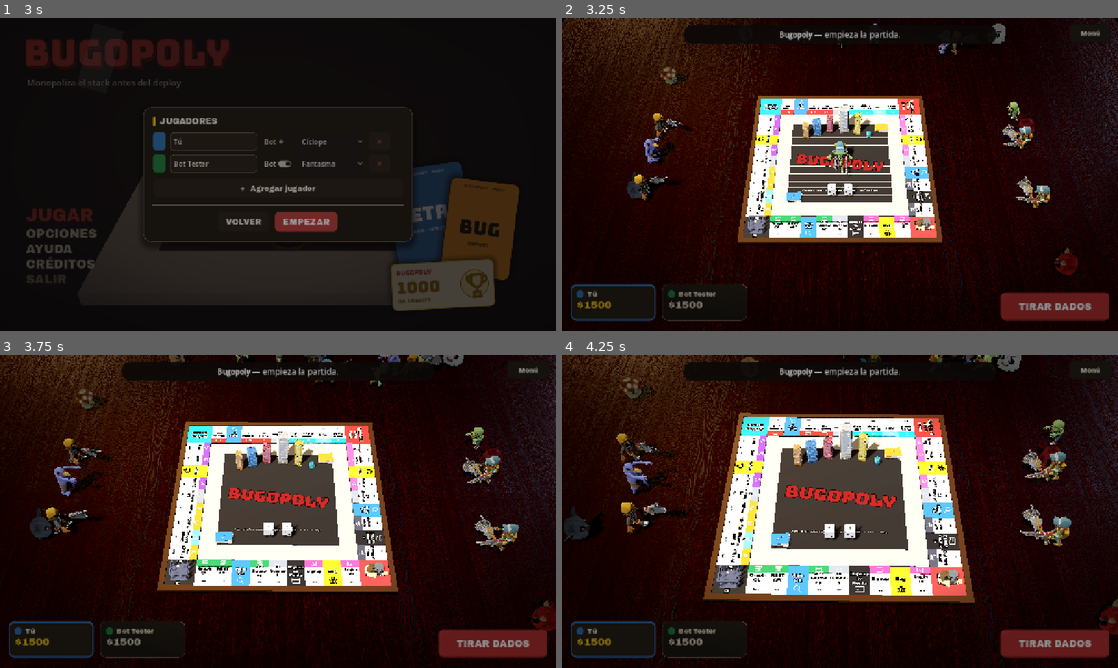
Above: before the commit, frames 1-4 (two rows, left to right).
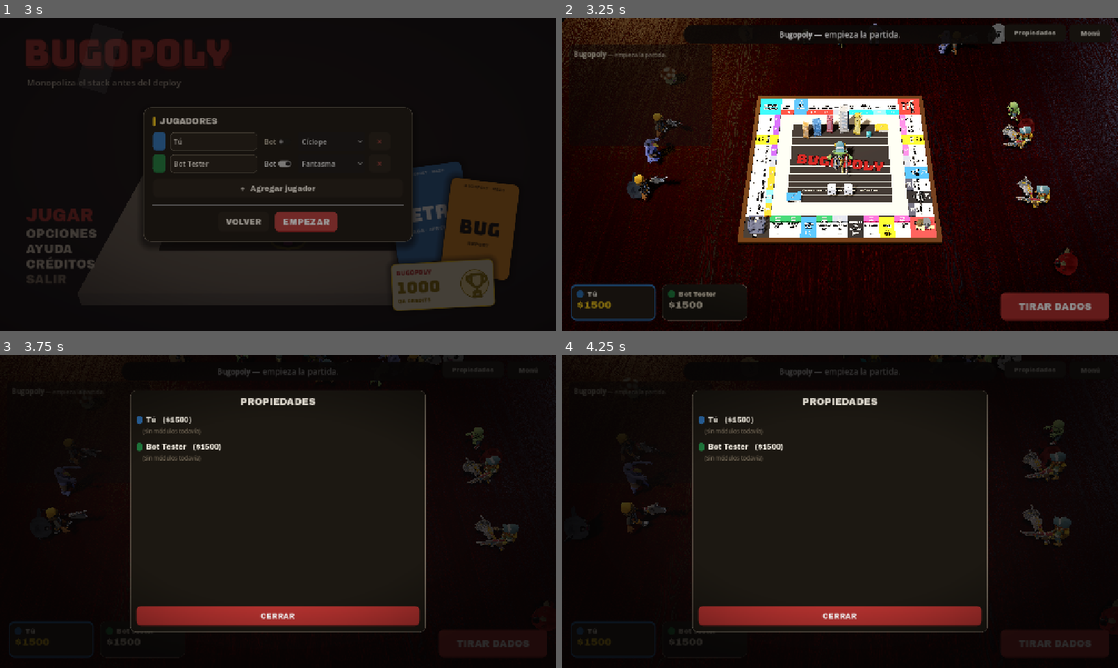
Above: after the commit, the same moments.

Repository: DiegoFernandoLojanTenesaca/BugOpoly
Game: Godot game, scene res://src/world/start_screen.tscn
Same seed, same stepped clock (60 frames per second), same inputs: the game is played once before the commit and once after it.
Inputs (mouse positions are in pixels of both pictures, inside the frame that each line leads up to):
- Up to frame 1 (3 s): move the mouse to (400, 158) at 0.52 s; click (400, 158) at 0.67 s; click "JUGAR" at 1.25 s; click "JUGAR" at 2 s; click "EMPEZAR" at 2.75 s
- Up to frame 2 (3.25 s): no input
- Up to frame 3 (3.75 s): click (472, 370) at 3.5 s, where only the run after the commit has a clickable "Propiedades"
- Up to frame 4 (4.25 s): no input

Frame 1 is identical in both runs. In frame 2, 1.3% of the frame differs, in the area x 1-89%, y 2-41%; in frame 3, 40%; in frame 4, 44%, in the area x 0-100%, y 0-100%.

Commit message:
HUD: log lateral persistente de jugadas + panel de Propiedades (módulos por jugador con cobertura y renta)

Diff:
--- a/src/ui/hud.gd
+++ b/src/ui/hud.gd
@@ -39,6 +39,7 @@
 var _abilities_box: HBoxContainer
 var _pause_root: Control
 var _card_overlay: Control
+var _log: RichTextLabel
 
 func setup(state) -> void:
 	_state = state
@@ -52,6 +53,33 @@
 	Brand.style_button(pause_btn, Brand.SURFACE_RAISED, Brand.INK_700, Brand.TEXT_STRONG)
 	pause_btn.pressed.connect(_toggle_pause)
 	add_child(pause_btn)
+
+	var props_btn := Button.new()
+	props_btn.text = "Propiedades"
+	props_btn.position = Vector2(1018, 14)
+	props_btn.size = Vector2(142, 36)
+	props_btn.add_theme_font_size_override("font_size", 14)
+	Brand.style_button(props_btn, Brand.SURFACE_RAISED, Brand.INK_700, Brand.TEXT_STRONG)
+	props_btn.pressed.connect(_show_properties)
+	add_child(props_btn)
+
+	# Log lateral persistente (las últimas jugadas)
+	var log_panel := PanelContainer.new()
+	log_panel.position = Vector2(16, 62)
+	log_panel.size = Vector2(330, 232)
+	var lsb := StyleBoxFlat.new()
+	lsb.bg_color = Color(0.06, 0.05, 0.05, 0.5)
+	lsb.set_corner_radius_all(10)
+	lsb.set_content_margin_all(10)
+	log_panel.add_theme_stylebox_override("panel", lsb)
+	add_child(log_panel)
+	_log = RichTextLabel.new()
+	_log.bbcode_enabled = true
+	_log.scroll_active = true
+	_log.scroll_following = true
+	_log.add_theme_font_size_override("normal_font_size", 13)
+	_log.add_theme_color_override("default_color", Brand.TEXT_BODY)
+	log_panel.add_child(_log)
 
 	_toast = PanelContainer.new()
 	_toast.add_theme_stylebox_override("panel", _pill(Color(0.08, 0.06, 0.05, 0.92)))
@@ -220,6 +248,8 @@
 func log_line(text: String) -> void:
 	if debug:
 		print(text)
+	if _log != null:
+		_log.append_text(text + "\n")
 	_toast_label.text = "[center]" + text + "[/center]"
 	_toast.visible = true
 	_toast.modulate.a = 1.0
@@ -590,6 +620,90 @@
 	tw.tween_property(o, "modulate:a", 0.0, 0.22)
 	tw.tween_callback(o.queue_free)
 
+func _show_properties() -> void:
+	var root := Control.new()
+	root.set_anchors_preset(Control.PRESET_FULL_RECT)
+	root.process_mode = Node.PROCESS_MODE_ALWAYS
+	add_child(root)
+	var dim := ColorRect.new()
+	dim.color = Color(0.04, 0.03, 0.03, 0.72)
+	dim.set_anchors_preset(Control.PRESET_FULL_RECT)
+	root.add_child(dim)
+	var center := CenterContainer.new()
+	center.set_anchors_preset(Control.PRESET_FULL_RECT)
+	root.add_child(center)
+	var panel := PanelContainer.new()
+	panel.custom_minimum_size = Vector2(680, 0)
+	panel.add_theme_stylebox_override("panel", _panel_style(Brand.SURFACE_CARD))
+	center.add_child(panel)
+	var vb := VBoxContainer.new()
+	vb.add_theme_constant_override("separation", 8)
+	panel.add_child(vb)
+	var t := _title("PROPIEDADES")
+	t.horizontal_alignment = HORIZONTAL_ALIGNMENT_CENTER
+	vb.add_child(t)
+	vb.add_child(HSeparator.new())
+	var sc := ScrollContainer.new()
+	sc.custom_minimum_size = Vector2(640, 430)
+	vb.add_child(sc)
+	var list := VBoxContainer.new()
+	list.add_theme_constant_override("separation", 7)
+	list.size_flags_horizontal = Control.SIZE_EXPAND_FILL
+	sc.add_child(list)
+	var tiles: Array = _state.tiles()
+	for p in _state.players:
+		var head := HBoxContainer.new()
+		head.add_theme_constant_override("separation", 8)
+		var dot := Panel.new()
+		dot.custom_minimum_size = Vector2(14, 14)
+		var dsb := StyleBoxFlat.new()
+		dsb.bg_color = p.color
+		dsb.set_corner_radius_all(7)
+		dot.add_theme_stylebox_override("panel", dsb)
+		head.add_child(dot)
+		var nm := Label.new()
+		nm.text = "%s   ($%d%s)" % [str(p.pname), p.budget, "  · QUIEBRA" if p.bankrupt else ""]
+		nm.add_theme_font_override("font", Brand.font_heavy())
+		nm.add_theme_font_size_override("font_size", 16)
+		nm.add_theme_color_override("font_color", Brand.TEXT_STRONG)
+		head.add_child(nm)
+		list.add_child(head)
+		if p.owned.is_empty():
+			var none := Label.new()
+			none.text = "    (sin módulos todavía)"
+			none.add_theme_font_size_override("font_size", 13)
+			none.add_theme_color_override("font_color", Brand.TEXT_MUTED)
+			list.add_child(none)
+		else:
+			for idx in p.owned:
+				var tile: Dictionary = tiles[idx]
+				var sub := Registry.get_def("subsystem", str(tile.get("subsystem", "")))
+				var col := Color.html(str(sub.get("color", "#888888")))
+				var h: int = GameState.house_count(idx)
+				var cov := "CI/CD" if h >= 5 else ("cobertura %d" % h if h > 0 else "sin desarrollar")
+				var row := HBoxContainer.new()
+				var l := Label.new()
+				l.text = "    • %s" % str(tile.get("name", ""))
+				l.add_theme_font_size_override("font_size", 14)
+				l.add_theme_color_override("font_color", col.lightened(0.12))
+				l.size_flags_horizontal = Control.SIZE_EXPAND_FILL
+				row.add_child(l)
+				var r := Label.new()
+				r.text = "%s · renta $%d" % [cov, _rent_of(tile, idx)]
+				r.add_theme_font_size_override("font_size", 13)
+				r.add_theme_color_override("font_color", Brand.TEXT_BODY)
+				row.add_child(r)
+				list.add_child(row)
+		list.add_child(HSeparator.new())
+	var close := _btn("CERRAR", Brand.RED)
+	close.pressed.connect(root.queue_free)
+	vb.add_child(close)
+
+func _rent_of(tile: Dictionary, idx: int) -> int:
+	var base := int(tile.get("rent", int(int(tile.get("price", 0)) * 0.1)))
+	var mult := [1.0, 2.0, 3.0, 4.5, 6.0, 9.0]
+	return int(base * mult[clampi(GameState.house_count(idx), 0, 5)])
+
 func show_gameover(state) -> void:
 	var root := Control.new()
 	root.set_anchors_preset(Control.PRESET_FULL_RECT)
